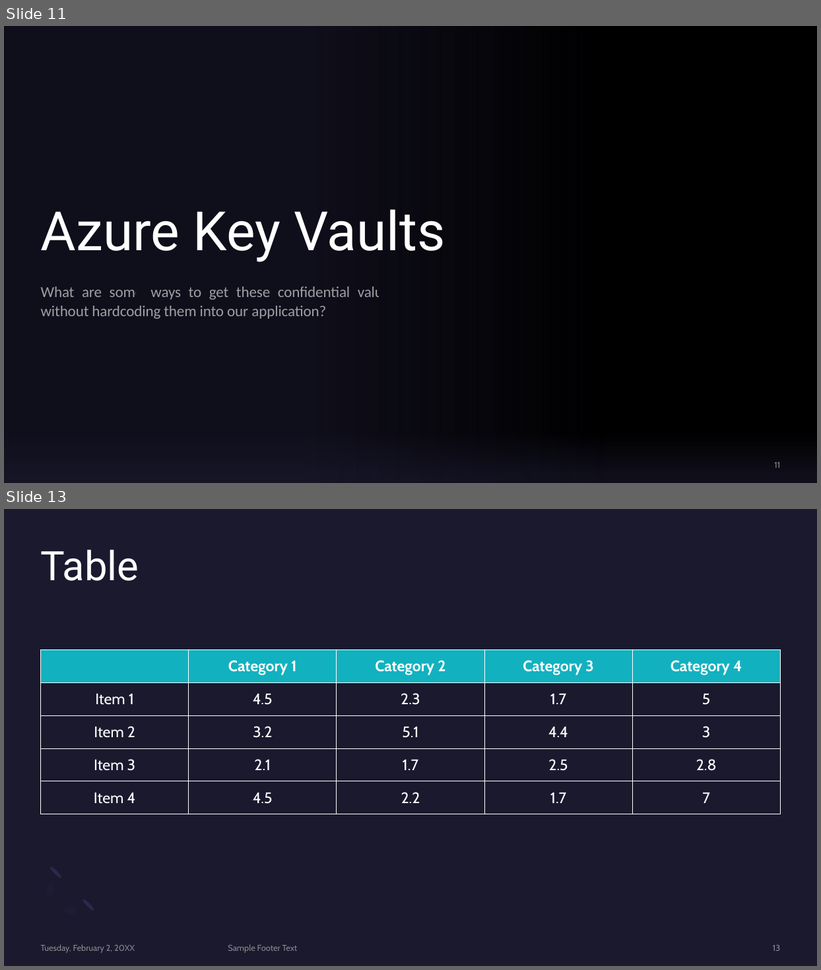
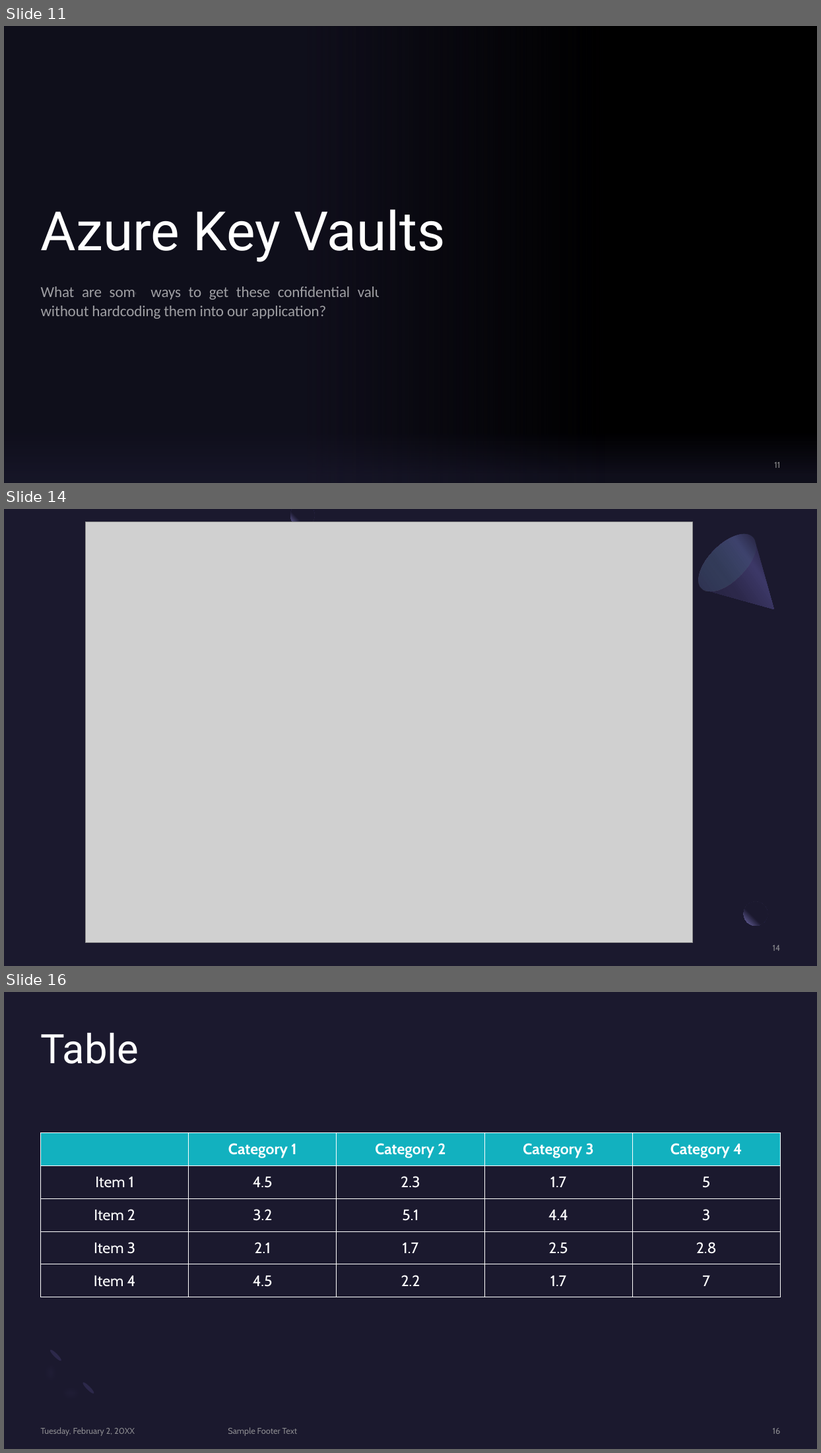
Before and after one commit to BrianChen0527/postgreSQL, a slide deck: MSFT_Azure/Microsoft Azure.pptx. Shown one above the other, each under a label of ours: slides 11 and 13 before the commit, slides 11, 14 and 16 after it; the slides between them are not shown. The pictures are 821x970 and 821x1453 pixels, drawn with LibreOffice and Linux fonts; fonts in the diff are those of the drawing; grey boxes stand for pictures; background and template pictures are left out. Boxes give left, top, right and bottom in pixels: in the first picture for what was removed or moved away, otherwise in the second. Text is boxed around its words. In the diff, an @@ line names an element or a change of style, - is before the commit and + after.

```diff
--- a/MSFT_Azure/Microsoft Azure.pptx
+++ b/MSFT_Azure/Microsoft Azure.pptx
@@ slide 14 added at (4, 509, 817, 966), background #1B192E @@
@@ picture added at (85, 522, 693, 943) @@
@@ freeform shape added at (290, 509, 314, 527), fill gradient #1B192E to #7771B2 @@
@@ freeform shape added at (689, 525, 800, 635), fill gradient #2C284A to #3C3867 to #1B192E @@
@@ ellipse added at (690, 524, 766, 601), fill gradient #454075 to #5BEFC1 @@
@@ freeform shape added at (75, 854, 177, 948), fill gradient #2C284A to #3C3867 to #1B192E @@
@@ ellipse added at (744, 902, 768, 926), fill gradient #1B192E to #7771B2 @@
@@ rectangle added at (768, 898, 793, 921), fill #1B192E at 80% opacity @@
@@ page number added at (773, 945, 781, 951), 10 pt, text #A6A6A6 at 80% opacity @@
+14
@@ what was slide 13 is now slide 16 @@
@@ page number at (773, 1428, 781, 1434): text changed @@
-13
+16
```
Also in this commit, not shown: 1 slide changed, 3 other slides added, 1 slide removed, 1 other file.
